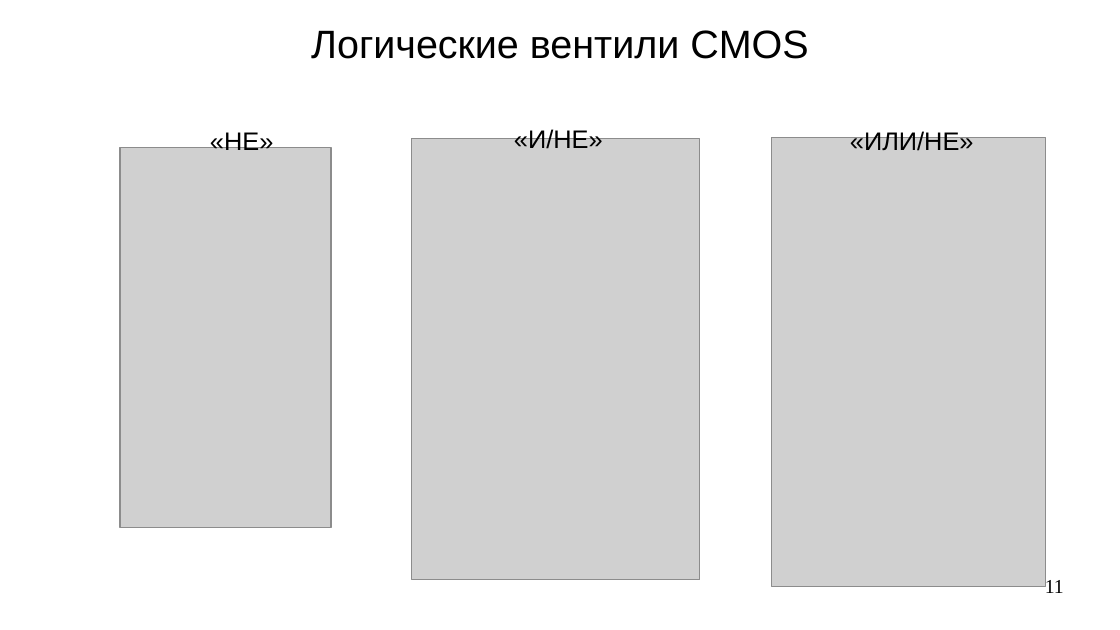
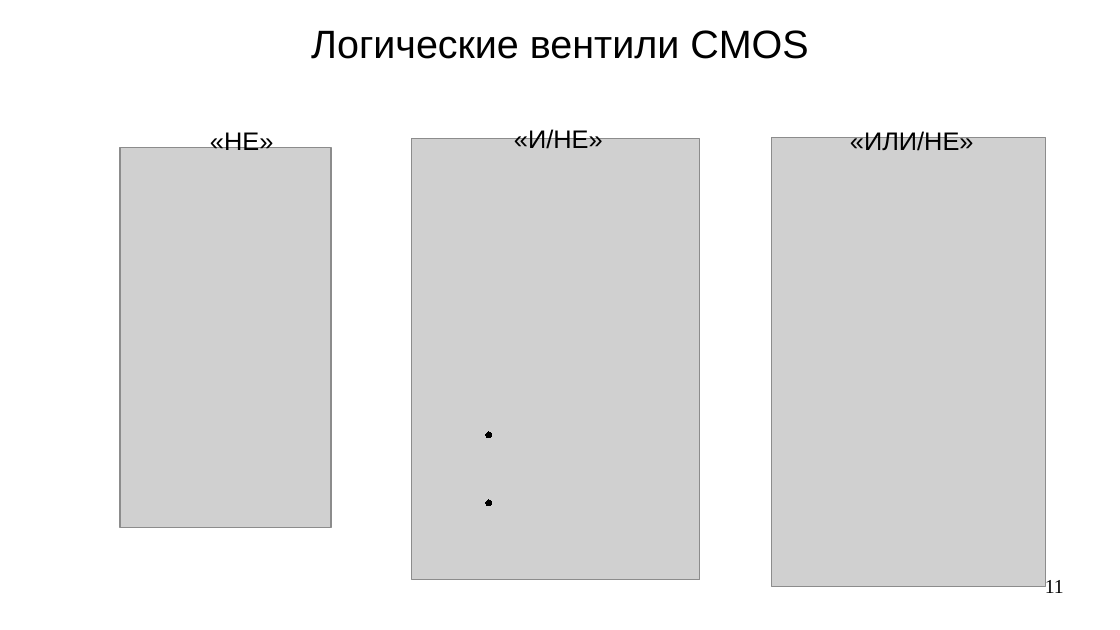
Before and after one commit to steelcraft/stud-lab, a slide deck: slide 11 of Лекции/СBDS01#L5.odp. Drawn at 1120x630 pixels with LibreOffice and Linux fonts; fonts in the diff are those of the drawing; grey boxes stand for pictures. Boxes give left, top, right and bottom in pixels: in the first picture for what was removed or moved away, otherwise in the second. Text is boxed around its words. In the diff, an @@ line names an element or a change of style, - is before the commit and + after.

Commit message:
Исправлены недочеты в лекции СBDS01#L5

```diff
--- a/Лекции/СBDS01#L5.odp
+++ b/Лекции/СBDS01#L5.odp
@@ ellipse added at (486, 432, 492, 438), fill #000000, outline #000000 0 pt @@
@@ ellipse added at (486, 500, 492, 506), fill #000000, outline #000000 0 pt @@
```
